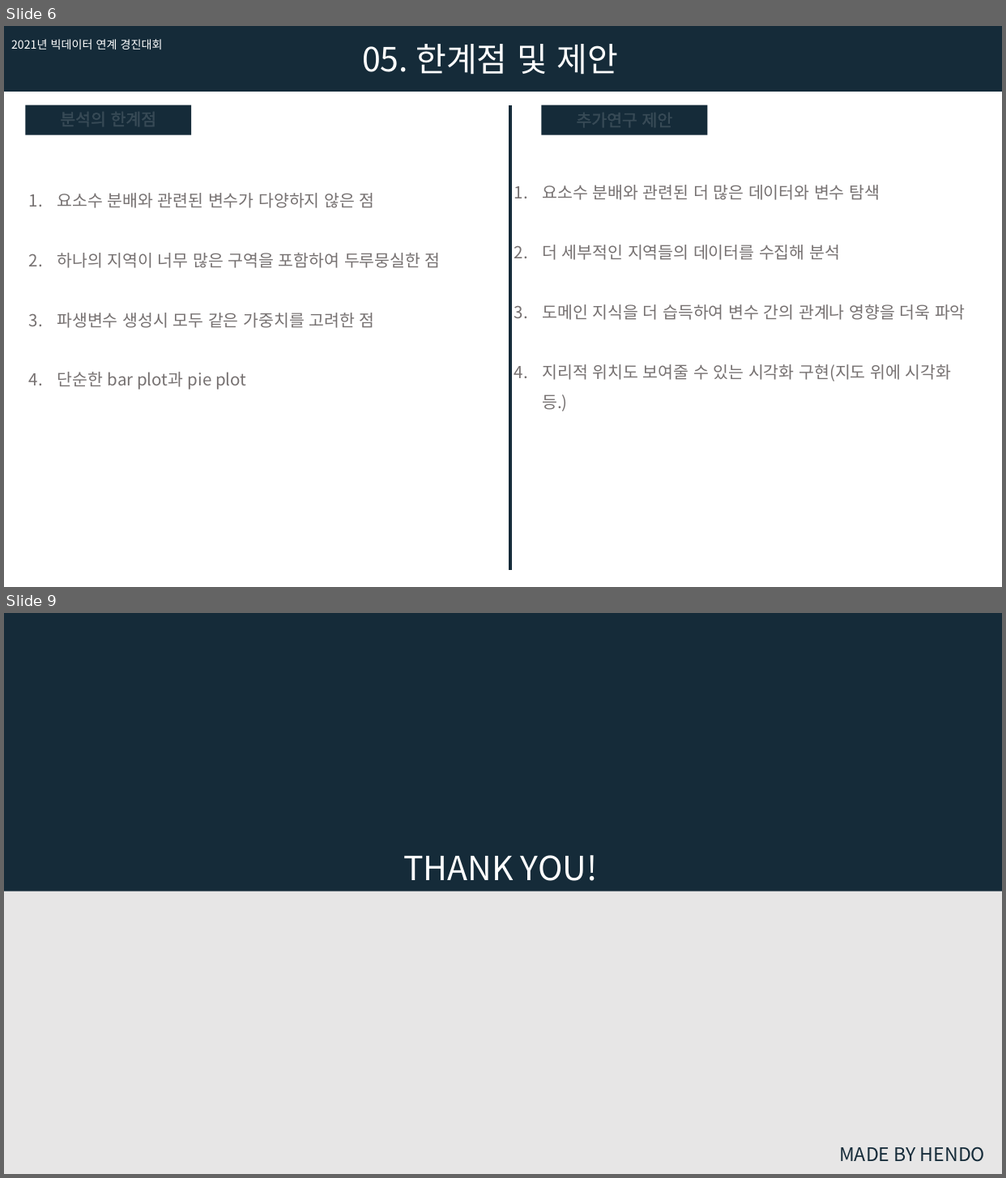
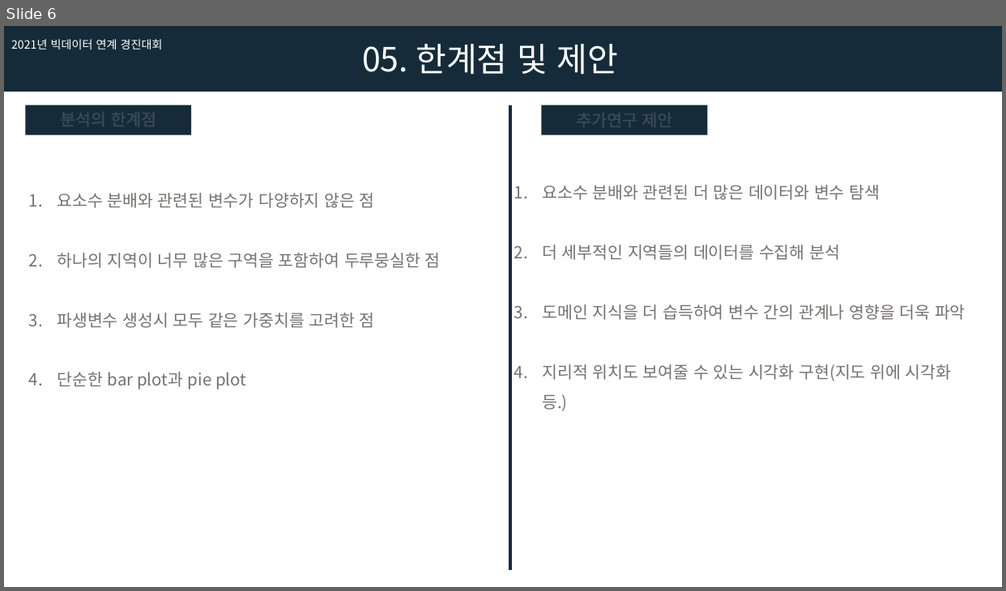
Before and after one commit to SungJun98/UOS_2021_BigData_Contest, a slide deck: 2021_UOS_Contest_1124.pptx. Shown one above the other, each under a label of ours: slides 6 and 9 before the commit, slide 6 after it; the slides between them are not shown. The pictures are 1006x1178 and 1006x591 pixels, drawn with LibreOffice and Linux fonts; fonts in the diff are those of the drawing. Boxes give left, top, right and bottom in pixels: in the first picture for what was removed or moved away, otherwise in the second. Text is boxed around its words. In the diff, an @@ line names an element or a change of style, - is before the commit and + after.

```diff
--- a/2021_UOS_Contest_1124.pptx
+++ b/2021_UOS_Contest_1124.pptx
@@ slide 9 removed at (4,613,1002,1174), background #152B39 @@
@@ text removed at (403,855,598,881) @@
-THANK YOU!
@@ rectangle removed at (4,892,1002,1174) @@
@@ text removed at (839,1147,985,1162) @@
-MADE BY HENDO
```
Also in this commit, not shown: 1 slide changed, 2 other slides removed.
